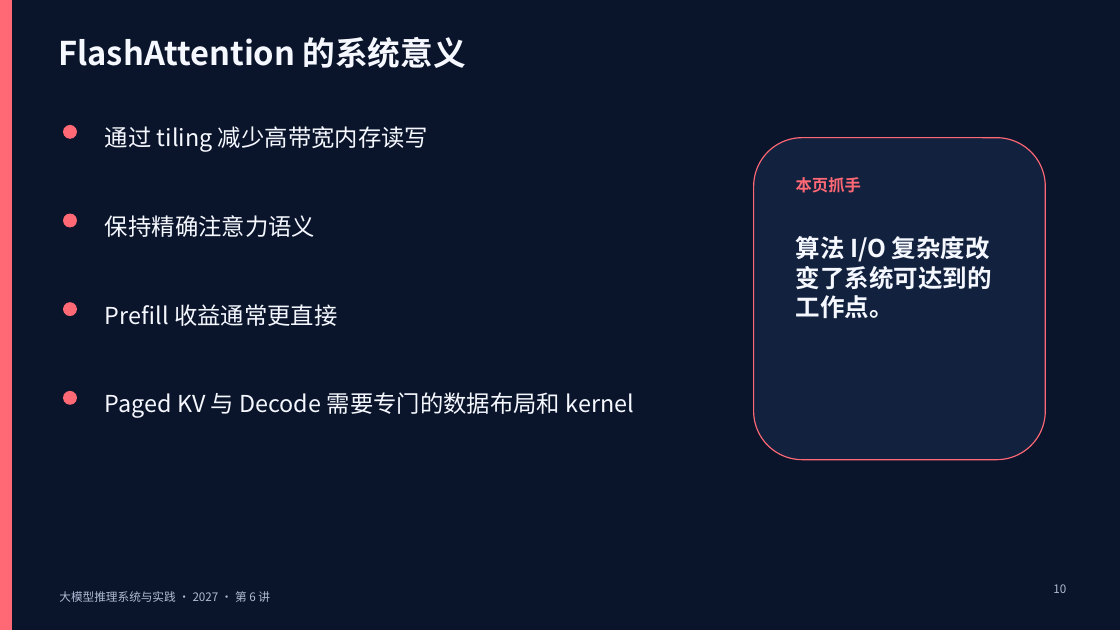
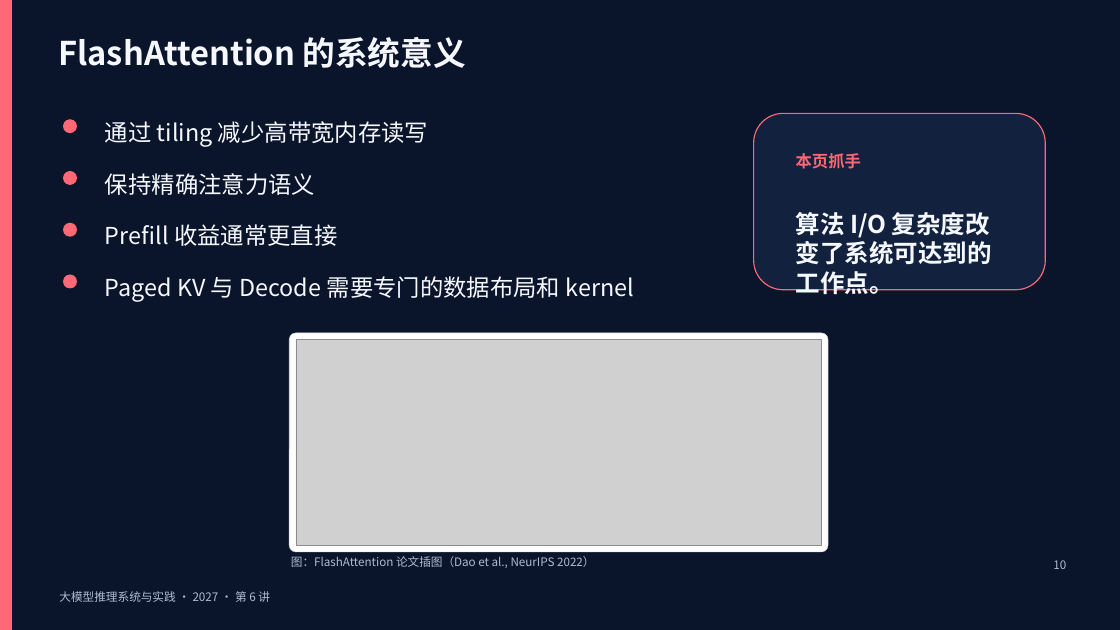
Before and after one commit to vLLM-HUST/intro-to-llm-inference-engines, a slide deck: slide 10 of build/slides/2027/lectures-8-pptx/第06讲_执行优化与异构平台适配.pptx. Drawn at 1120x630 pixels with LibreOffice and Linux fonts; fonts in the diff are those of the drawing; grey boxes stand for pictures. Boxes give left, top, right and bottom in pixels: in the first picture for what was removed or moved away, otherwise in the second. Text is boxed around its words. In the diff, an @@ line names an element or a change of style, - is before the commit and + after.

```diff
--- a/build/slides/2027/lectures-8-pptx/第06讲_执行优化与异构平台适配.pptx
+++ b/build/slides/2027/lectures-8-pptx/第06讲_执行优化与异构平台适配.pptx
@@ ellipse: place and size @@
-ellipse at (63,125,77,139)
+ellipse at (63,119,77,134)
@@ text "通过 tiling 减少高带宽内存读写": place and size @@
-text "通过 tiling 减少高带宽内存读写" at (105,126,428,152)
+text "通过 tiling 减少高带宽内存读写" at (105,121,428,147)
@@ rounded rectangle: place and size @@
-rounded rectangle at (754,138,1045,460)
+rounded rectangle at (754,113,1045,290)
@@ ellipse: place and size @@
-ellipse at (63,213,77,228)
+ellipse at (63,171,77,186)
@@ text "保持精确注意力语义": place and size @@
-text "保持精确注意力语义" at (105,215,315,237)
+text "保持精确注意力语义" at (105,173,315,195)
@@ ellipse: place and size @@
-ellipse at (63,302,77,317)
+ellipse at (63,223,77,237)
@@ text "Prefill 收益通常更直接": place and size @@
-text "Prefill 收益通常更直接" at (105,304,338,326)
+text "Prefill 收益通常更直接" at (105,224,338,246)
@@ text "Paged KV 与 Decode 需要专门的数据布局和 ...": place and size @@
-text "Paged KV 与 Decode 需要专门的数据布局和 ..." at (105,392,634,418)
+text "Paged KV 与 Decode 需要专门的数据布局和 ..." at (105,276,634,302)
@@ ellipse: place and size @@
-ellipse at (63,391,77,405)
+ellipse at (63,275,77,289)
@@ rounded rectangle added at (289,333,828,552), fill #FFFFFF, outline #DDE3EE 0.5 pt @@
@@ picture added at (296,339,821,545) @@
@@ text added at (291,556,594,568), 10 pt, text #AEBCD3 @@
+图：FlashAttention 论文插图（Dao et al., NeurIPS 2022）
@@ 3 texts, 1 rectangle: place and size @@
-3 texts, 1 rectangle at (796,177,1075,609)
+3 texts, 1 rectangle at (796,153,1075,585)
```
Also in this commit, not shown: 4 other slides changed, 5 other files.
